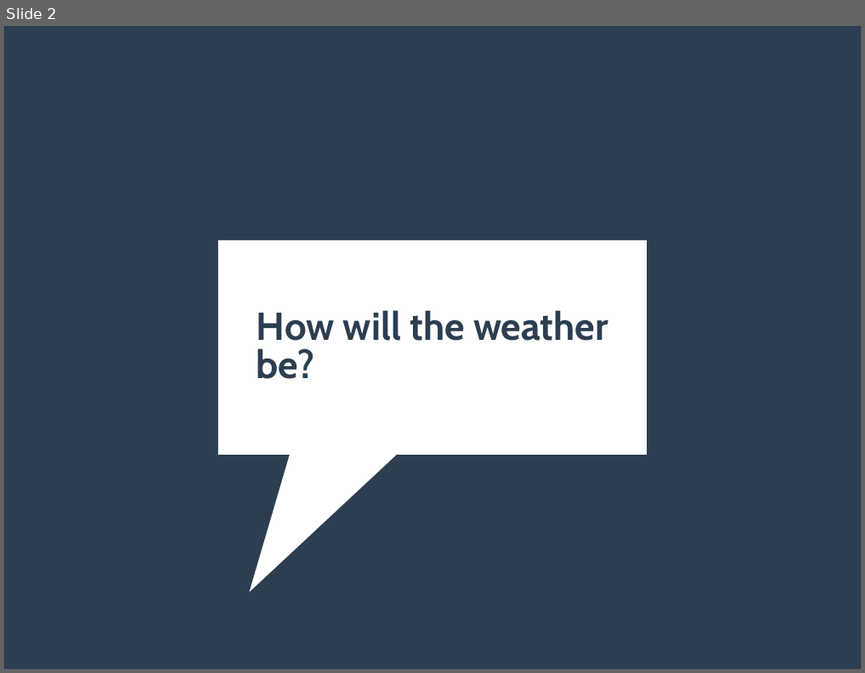
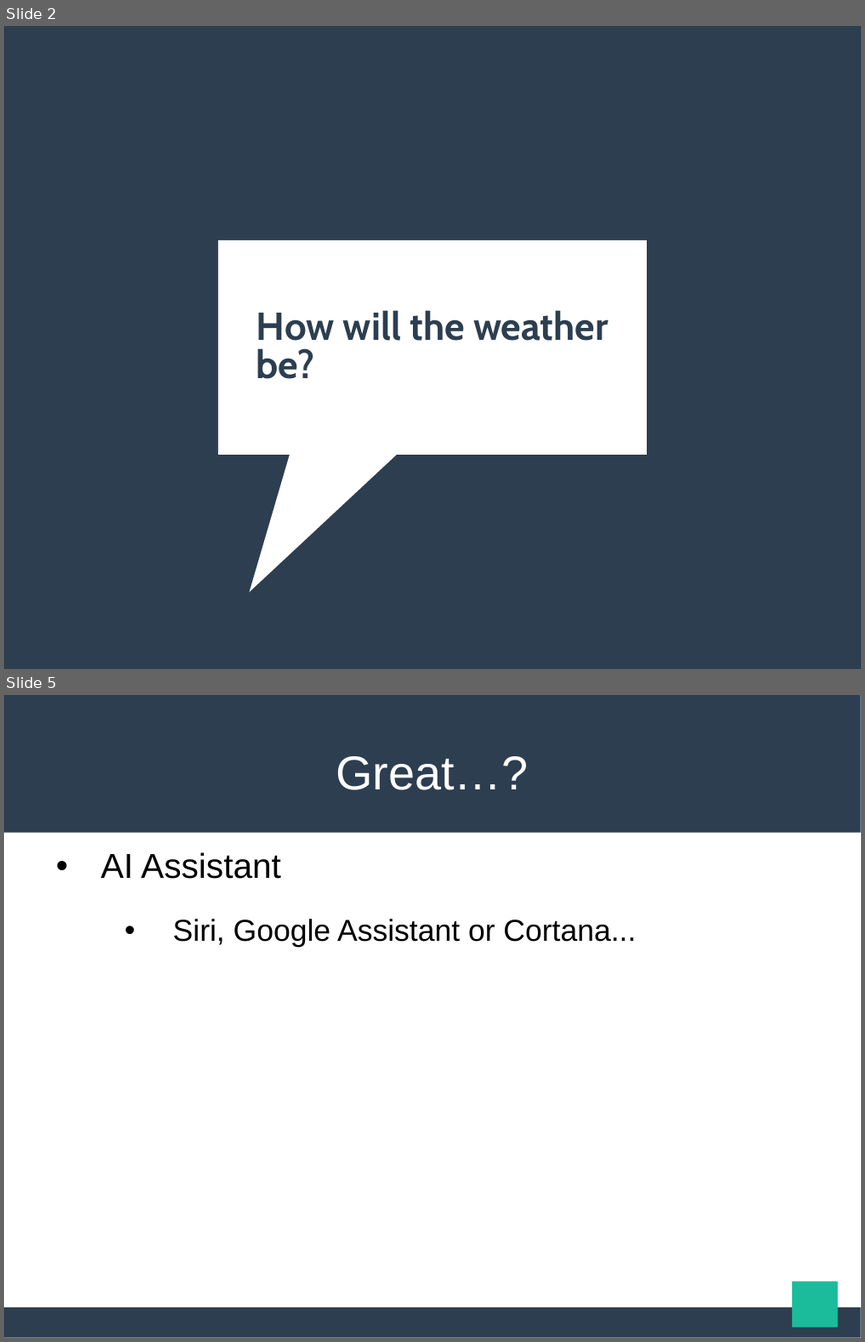
Before and after one commit to maekawatoshiki/neural-machine-translation-demo, a slide deck: NY_slide.ppt. Shown one above the other, each under a label of ours: slide 2 before the commit, slides 2 and 5 after it; the slides between them are not shown. The pictures are 865x673 and 865x1342 pixels, drawn with LibreOffice and Linux fonts; fonts in the diff are those of the drawing. Boxes give left, top, right and bottom in pixels: in the first picture for what was removed or moved away, otherwise in the second. Text is boxed around its words. In the diff, an @@ line names an element or a change of style, - is before the commit and + after.

```diff
--- a/NY_slide.ppt
+++ b/NY_slide.ppt
@@ slide 5 added at [4, 695, 861, 1338], background #FFFFFF @@
@@ rectangle added at [4, 695, 861, 833], fill #2C3E50 @@
@@ title added at [336, 756, 528, 790], 44 pt, text #FFFFFF @@
+Great…?
@@ text added at [101, 852, 636, 947], 28 pt, text #000000 @@
+• AI Assistant
+  • Siri, Google Assistant or Cortana...
@@ rectangle added at [793, 1281, 838, 1327], fill #1ABC9C @@
@@ rectangle added at [4, 1307, 861, 1338], fill #2C3E50 @@
```
Also in this commit, not shown: 4 other files.
